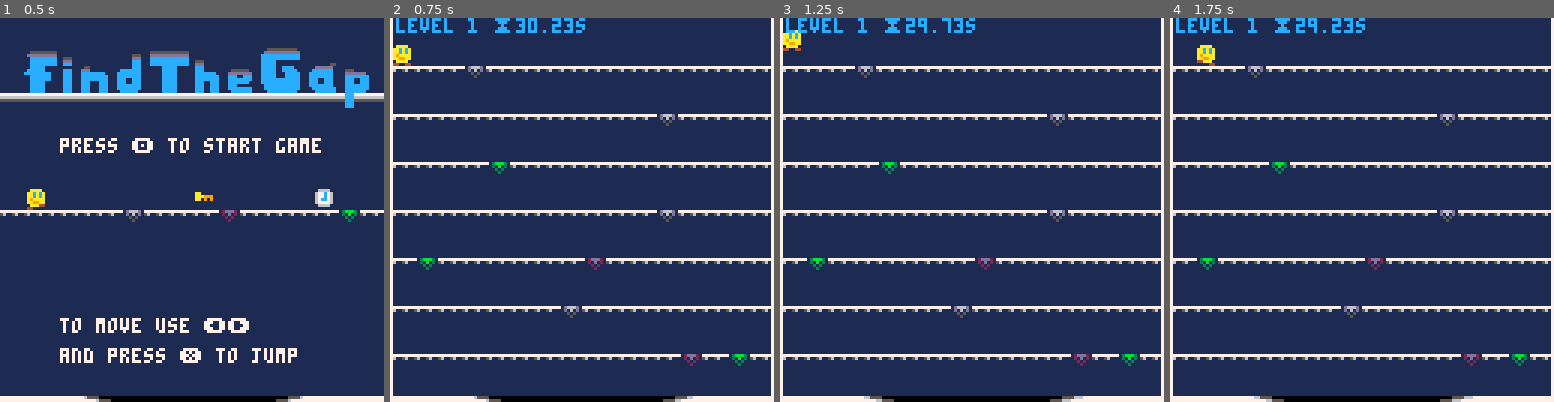
Above: before the commit, frames 1-4 (left to right).
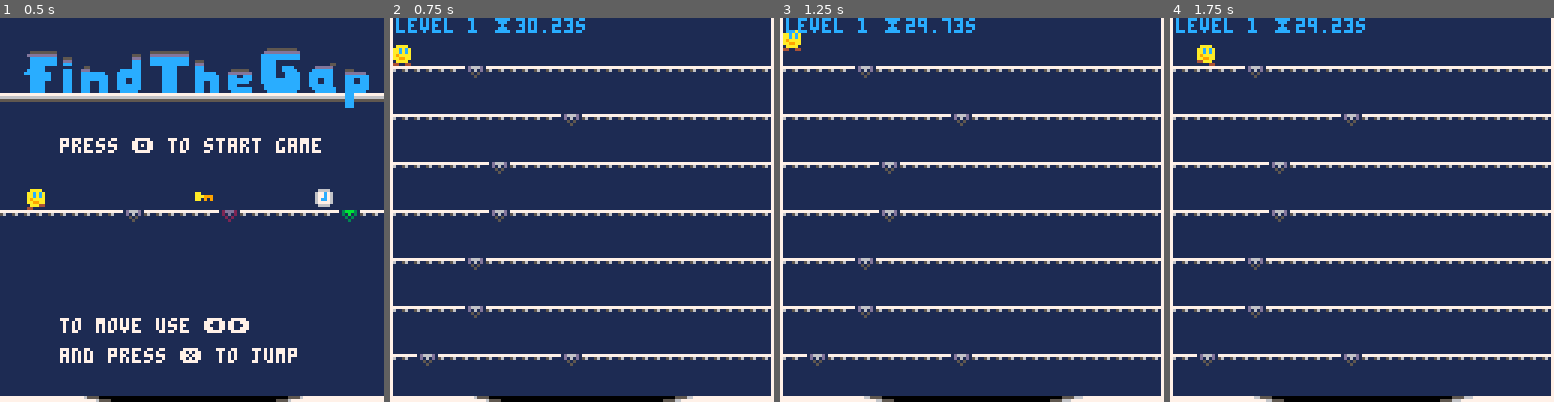
Above: after the commit, the same moments.

Repository: broquaint/pico8-carts
Game: PICO-8 cartridge findthegap.p8
The game is run twice, just before and just after one commit, with the same random seed, the same clock (stepped at 60 frames per second) and the same inputs.
Inputs:
- Up to frame 1 (0.5 s): tap X (X key) at 0.33 s
- Up to frame 2 (0.75 s): tap O (Z key) at 0.7 s
- Up to frame 3 (1.25 s): tap X (X key) at 1.07 s
- Up to frame 4 (1.75 s): hold Right from 1.6 s (still down); tap O (Z key) at 1.7 s

Frame 1 is identical in both runs. In frame 2, 1.3% of the frame differs, in the area x 6-94%, y 25-91%; in frame 3, 1.3%; in frame 4, 1.3%.

Commit message:
Balance game by 20%
Some misc tweaks that makes gameplay a bit better:

- Reveal gap types in the first three levels
- Fix off–by–one with key/timer placement
- Make high keys less frequent, they should be occasional not common
- Introduce keys after level 3
- Have the slow gap also reduce horizontal speed, it should be a
  danger but not a curse
- Only show keys at the point they can be collected.

Diff:
--- a/findthegap.p8
+++ b/findthegap.p8
@@ -128,10 +128,12 @@
    local function gap_gen()
       local x1 = randn(14) * 8
       local sprite
-      if(not bonus_level) then
+      if level == 1 then
+         sprite = gapspr[1]
+      elseif level == 2 or bonus_level then
+         sprite = ({2,6})[randn(2)]
+      else
          sprite = gapspr[randn(#gapspr)]
-      else
-         sprite = ({2,6})[randn(2)]
       end
       return { x1, x1 + 8, sprite }
    end
@@ -182,11 +184,12 @@
 
    for iy = 2,7 do
       local function key_gen()
-         local y_offset = randn(4) > 2 and 8 or 13
-         return {(randn(15) * 8) - 1, iy * 16 - y_offset}
+         local y_offset = 8
+         if(level > 5 and randn(4) > 3) y_offset = 13
+         return {(randn(15) * 8), iy * 16 - y_offset}
       end
       local keys = {}
-      if(not bonus_level and (randn(9) + 1) < level) then
+      if not bonus_level and level > 3 and randn(10) < level then
          local key_count = current_item[4] == item_skeleton_key and 1 or #gapset[iy]
          for _ = 1, key_count do
             add(keys, find_free_item_tile(keys, key_gen))
@@ -310,7 +313,7 @@
                   y += 1 -- Indicate movement .. not ideal though.
                   gravity = 0.01
                   dy = 0.01
-                  dx = 2
+                  dx = 1.5
                elseif(effect == drop_fast) then
                   dy = 4
                   dx = 3
@@ -520,7 +523,7 @@
 
    for iy in all({floor, floor + 1}) do
       local keys = key_set[iy] or {}
-      if(iy == floor) then
+      if iy == floor and not falling then
          draw_keys(keys)
       else
          for key in all(keys) do
